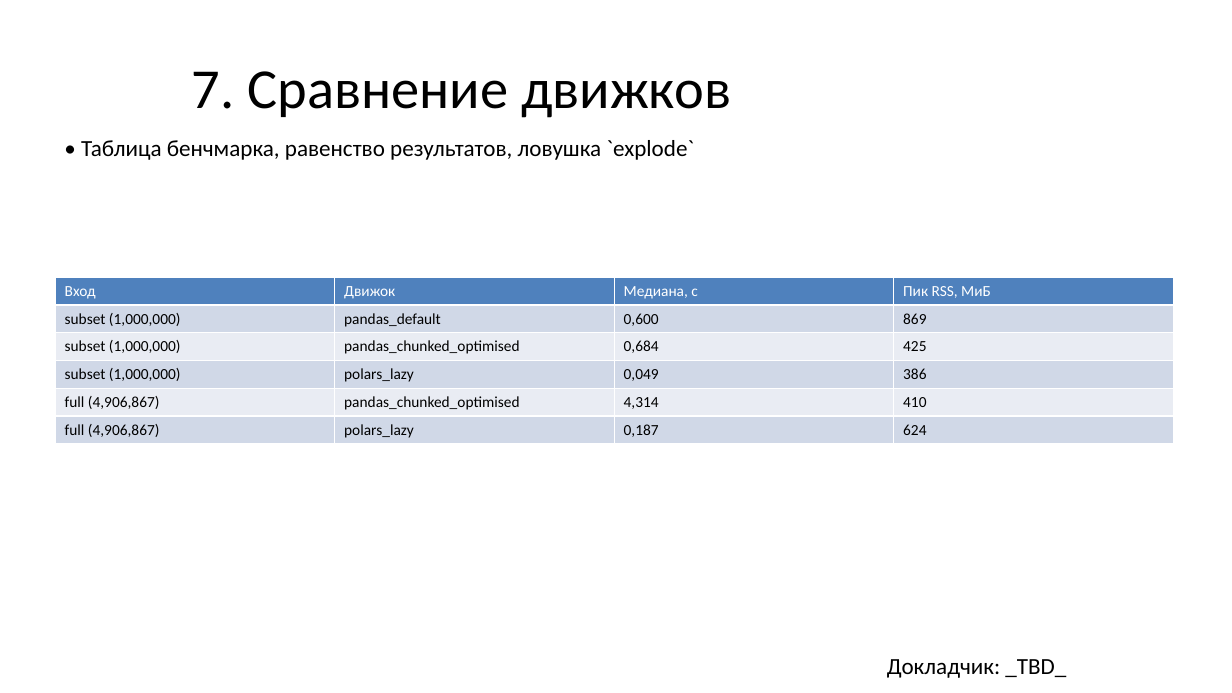
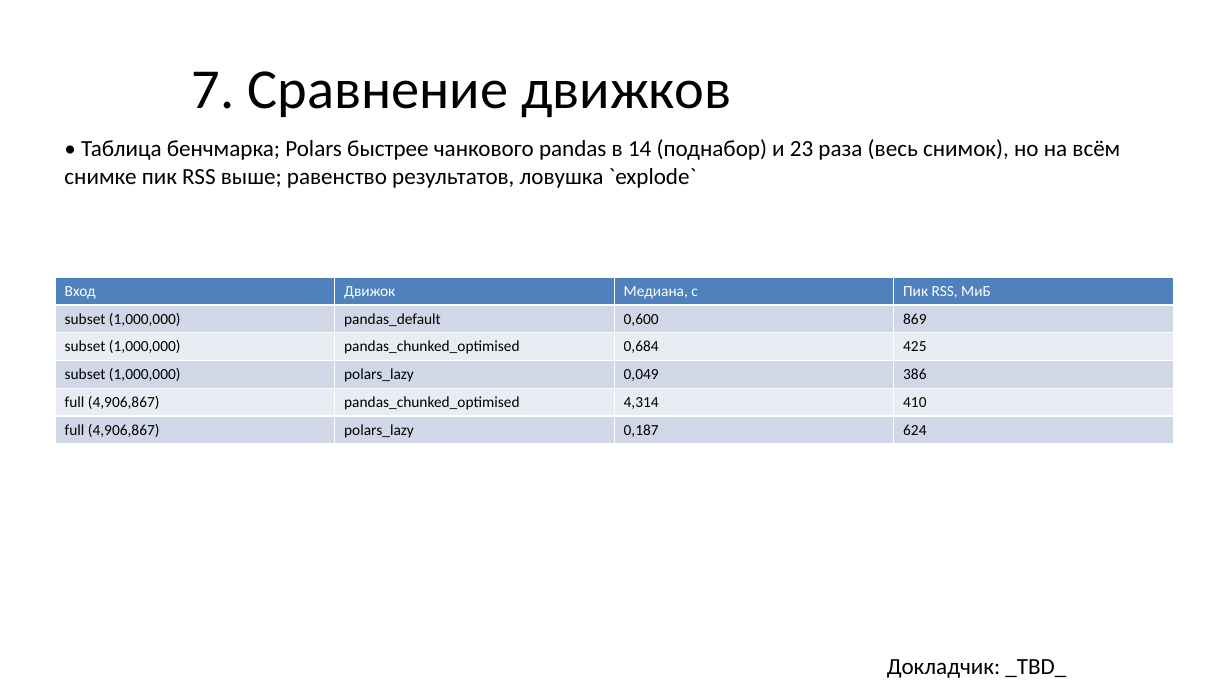
Before and after one commit to complagaet/openfoodfacts-nutrition-analytics, a slide deck: slide 7 of docs/slides.pptx. Drawn at 1232x693 pixels with LibreOffice and Linux fonts; fonts in the diff are those of the drawing. Boxes give left, top, right and bottom in pixels: in the first picture for what was removed or moved away, otherwise in the second. Text is boxed around its words. In the diff, an @@ line names an element or a change of style, - is before the commit and + after.

```diff
--- a/docs/slides.pptx
+++ b/docs/slides.pptx
@@ text at bbox=[64, 139, 1120, 188]: text changed @@
-• Таблица бенчмарка, равенство результатов, ловушка `explode`
+• Таблица бенчмарка; Polars быстрее чанкового pandas в 14 (поднабор) и 23 раза (весь снимок), но на всём снимке пик RSS выше; равенство результатов, ловушка `explode`
```
Also in this commit, not shown: 1 other slide changed.
